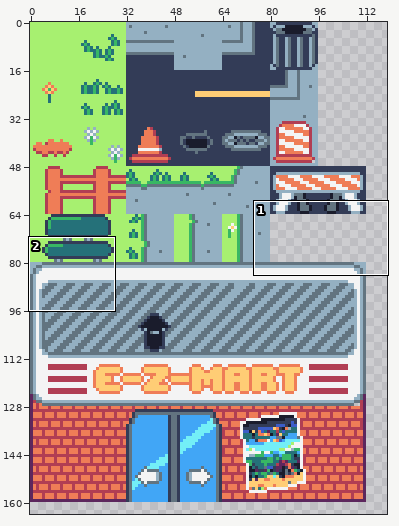
Sprite sheet: ufo-game/Tilemaps/UFO Tilesheet.png. The first picture is a wide view before the edit; the outline marks the close-up.
Close-up. First the earlier version:
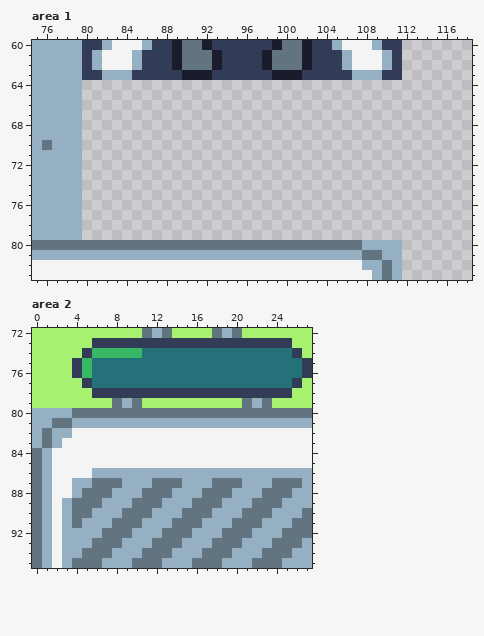
The file is 256x256 pixels. Shown: area 1: x 75..118, y 60..83; area 2: x 0..27, y 72..95. The wide view leaves out empty margins.
After the commit:
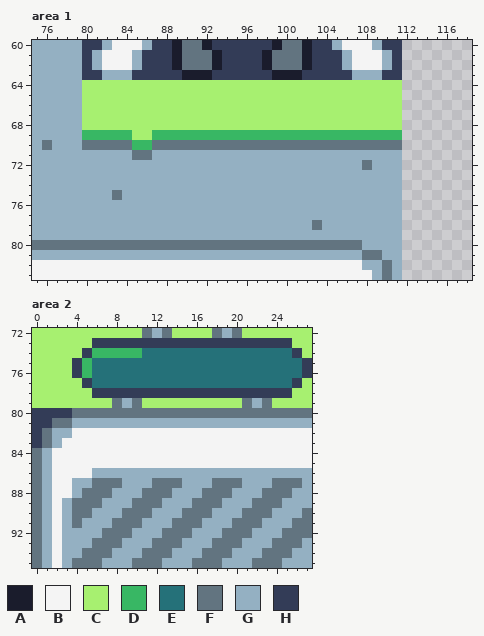
Palette (. is transparent): A #1a1c2c  B #f4f4f4  C #a7f070  D #38b764  E #257179  F #627480  G #94b0c2  H #333c57
Difference:
Area 1:
y 64..68: x 80..111 ................................ -> CCCCCCCCCCCCCCCCCCCCCCCCCCCCCCCC
y 69: x 80..111 ................................ -> DDDDDCCDDDDDDDDDDDDDDDDDDDDDDDDD
y 70: x 80..111 ................................ -> FFFFFDDFFFFFFFFFFFFFFFFFFFFFFFFF
y 71: x 80..111 ................................ -> GGGGGFFGGGGGGGGGGGGGGGGGGGGGGGGG
y 72: x 80..111 ................................ -> GGGGGGGGGGGGGGGGGGGGGGGGGGGGFGGG
y 73..74: x 80..111 ................................ -> GGGGGGGGGGGGGGGGGGGGGGGGGGGGGGGG
y 75: x 80..111 ................................ -> GGGFGGGGGGGGGGGGGGGGGGGGGGGGGGGG
y 76..77: x 80..111 ................................ -> GGGGGGGGGGGGGGGGGGGGGGGGGGGGGGGG
y 78: x 80..111 ................................ -> GGGGGGGGGGGGGGGGGGGGGGGFGGGGGGGG
y 79: x 80..111 ................................ -> GGGGGGGGGGGGGGGGGGGGGGGGGGGGGGGG
Area 2:
y 80: x 0..3 GGGG -> HHHH
y 81: x 0..1 GG -> HH
y 82..83: x 0 G -> H
Boxes around the changes in both close-ups, in picture pixels (x1, y1, x2, y2):
added: (82, 80, 402, 240)
changed: (32, 408, 72, 448)
